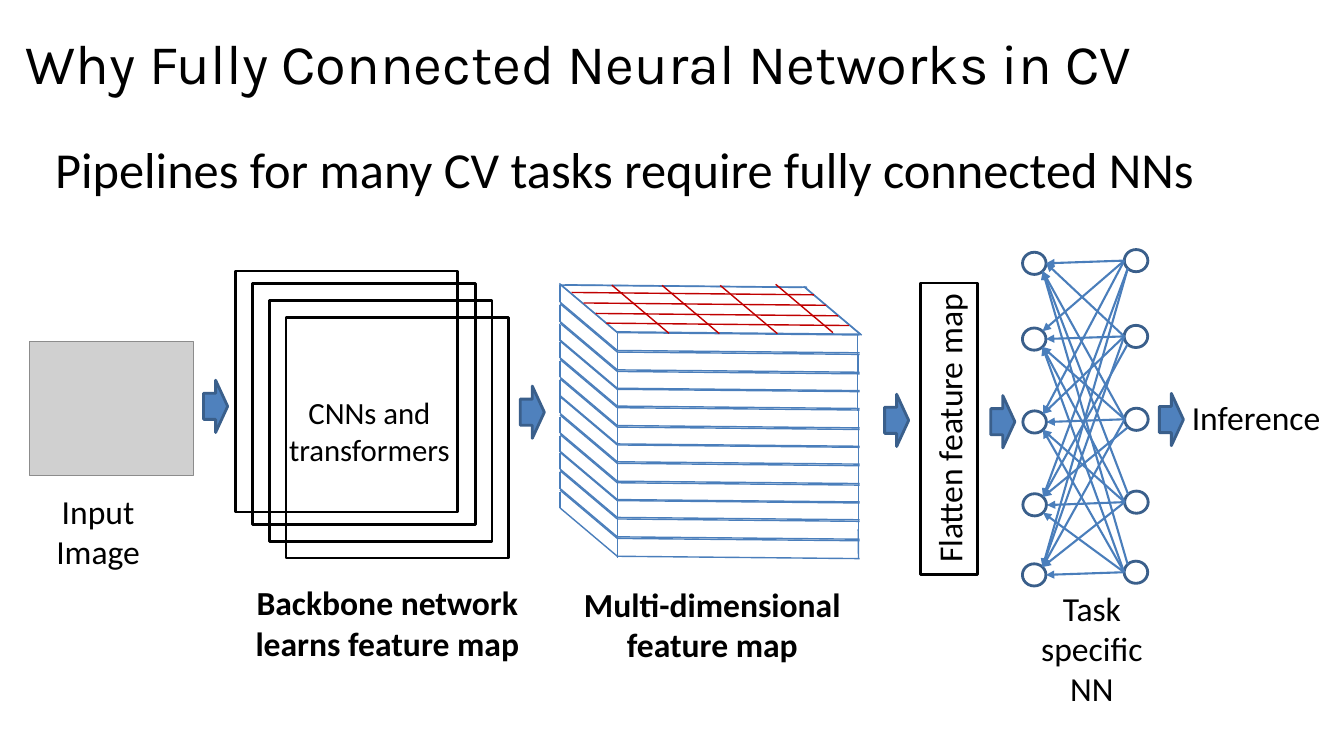
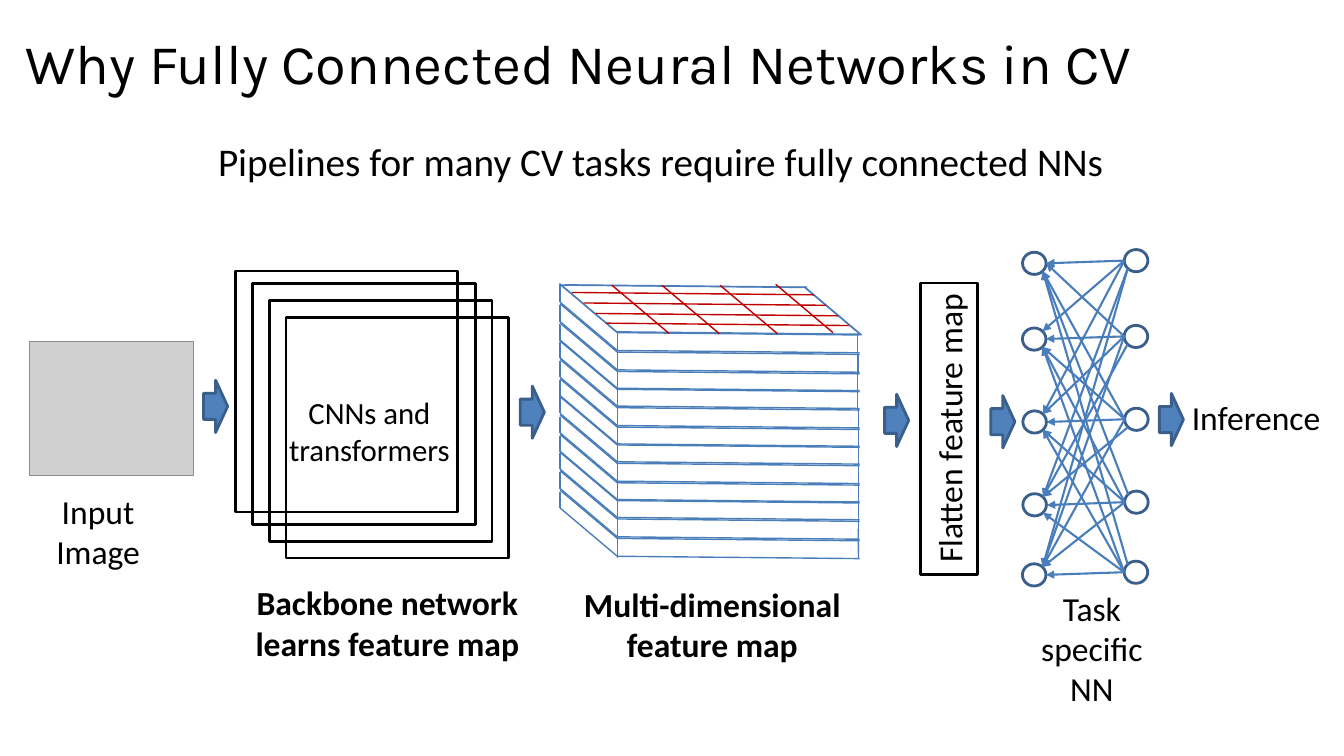
Before and after one commit to StephenElston/CSCI-E25, a slide deck: slide 5 of Slides/3_BuildingBlocksOfDeepLearning.pptx. Drawn at 1344x756 pixels with LibreOffice and Linux fonts; fonts in the diff are those of the drawing; grey boxes stand for pictures. Boxes give left, top, right and bottom in pixels: in the first picture for what was removed or moved away, otherwise in the second. Text is boxed around its words. In the diff, an @@ line names an element or a change of style, - is before the commit and + after.

```diff
--- a/Slides/3_BuildingBlocksOfDeepLearning.pptx
+++ b/Slides/3_BuildingBlocksOfDeepLearning.pptx
@@ text "Pipelines for many CV tasks ..." at [218, 148, 1103, 183]: size 36 to 28 pt; alignment left to centre @@
```
Also in this commit, not shown: 3 other slides changed.
